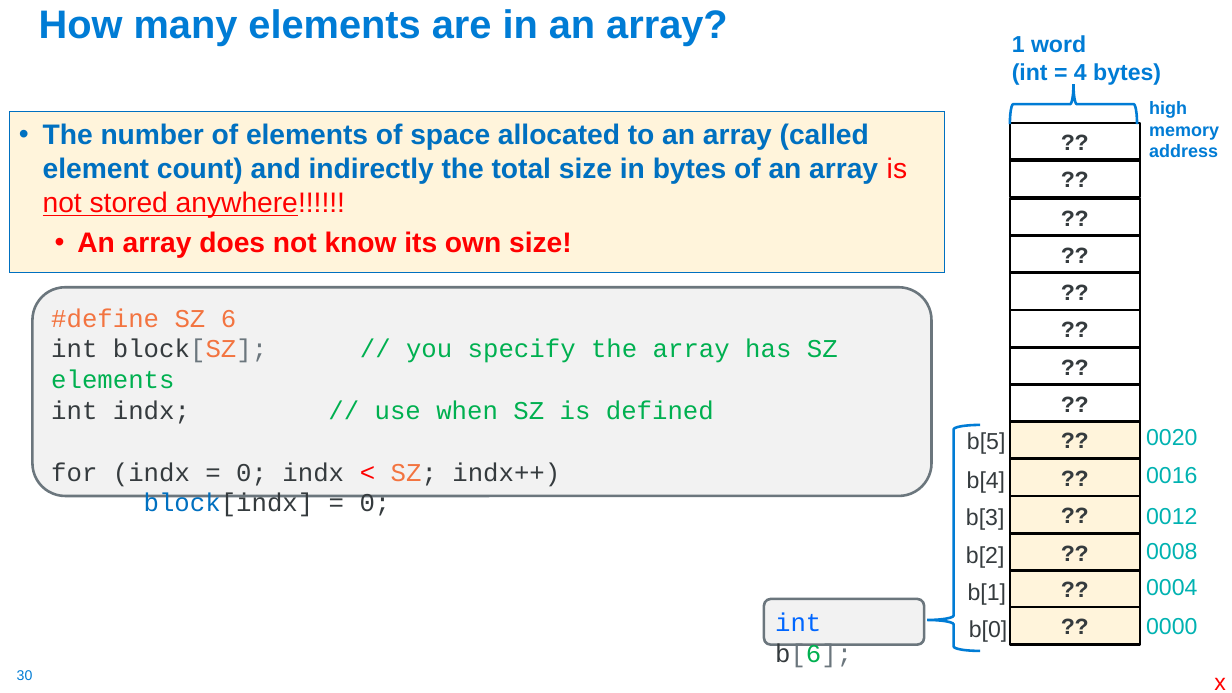
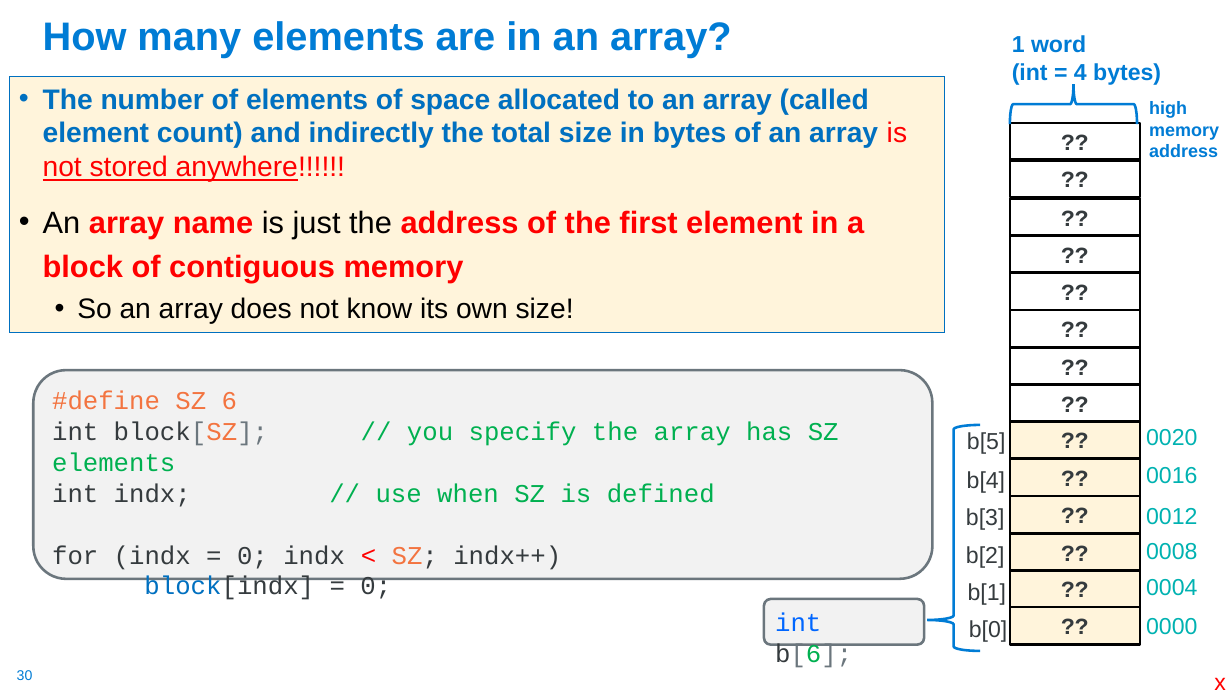
Before and after one commit to cse30-fa22/Muller_CSE30_Lecture_Slides, a slide deck: slide 30 of 03_C_Part2.pptx. Drawn at 1232x693 pixels with LibreOffice and Linux fonts; fonts in the diff are those of the drawing. Boxes give left, top, right and bottom in pixels: in the first picture for what was removed or moved away, otherwise in the second. Text is boxed around its words. In the diff, an @@ line names an element or a change of style, - is before the commit and + after.

```diff
--- a/03_C_Part2.pptx
+++ b/03_C_Part2.pptx
@@ title "How many elements are in ...": place and size @@
-title "How many elements are in ..." at box(39, 9, 728, 46)
+title "How many elements are in ..." at box(43, 21, 732, 58)
@@ text "The number of elements of ...": place and size @@
-text "The number of elements of ..." at box(9, 112, 945, 273)
+text "The number of elements of ..." at box(9, 76, 945, 333)
@@ text at box(43, 210, 864, 324): text changed; size 22 to 24 pt @@
-  • An array does not know its own size!
+• An array name is just the address of the first element in a block of contiguous memory
+  • So an array does not know its own size!
@@ rounded rectangle "#define SZ 6": place and size @@
-rounded rectangle "#define SZ 6" at box(32, 287, 932, 496)
+rounded rectangle "#define SZ 6" at box(33, 371, 933, 579)
```
Also in this commit, not shown: 11 other slides changed, 4 slides added, 3 slides removed, 1 other file.
